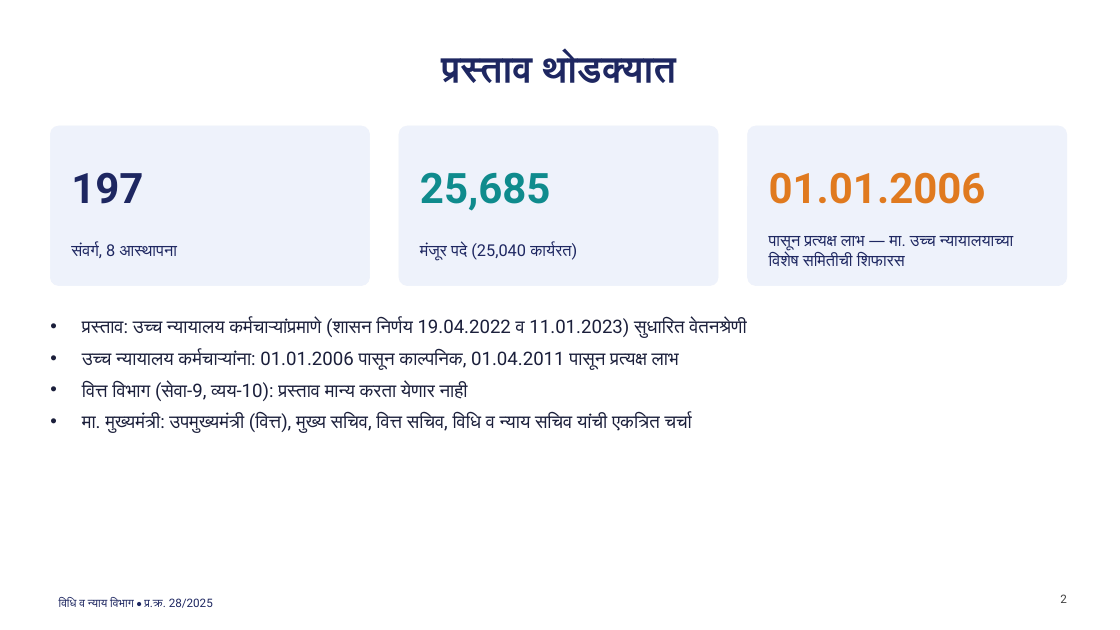
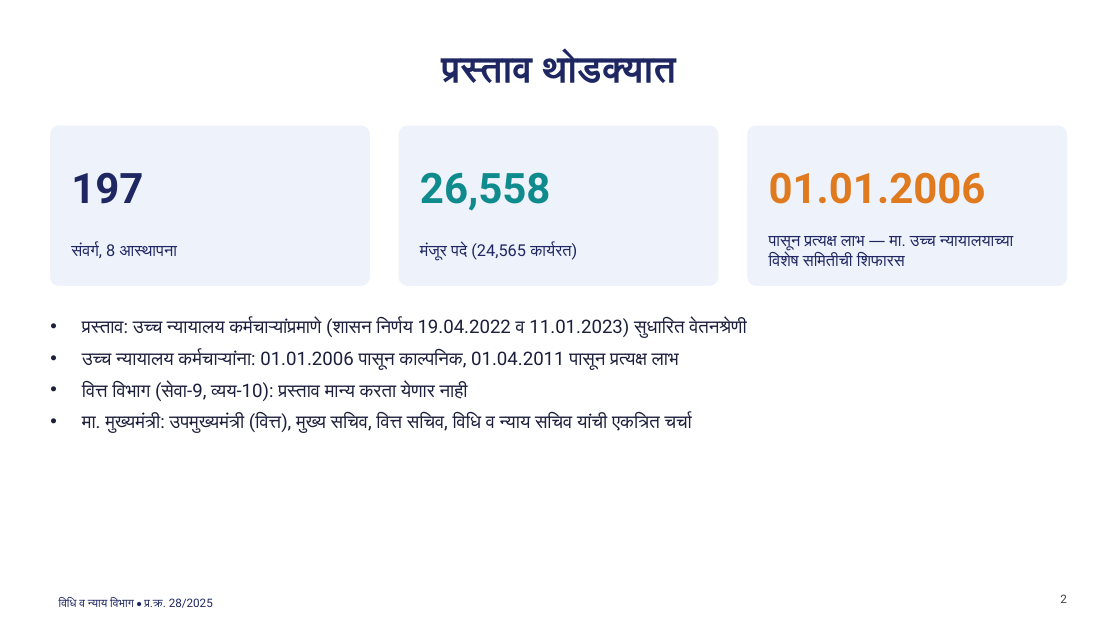
Before and after one commit to abhishekwasu-hue/law-judiciary-service-rules, a slide deck: slide 2 of cases/CR28_2025/output/CR28_Presentation_colour.pptx. Drawn at 1120x630 pixels with LibreOffice and Linux fonts; fonts in the diff are those of the drawing. Boxes give left, top, right and bottom in pixels: in the first picture for what was removed or moved away, otherwise in the second. Text is boxed around its words. In the diff, an @@ line names an element or a change of style, - is before the commit and + after.

```diff
--- a/cases/CR28_2025/output/CR28_Presentation_colour.pptx
+++ b/cases/CR28_2025/output/CR28_Presentation_colour.pptx
@@ text at [420,172,551,211]: text changed @@
-25,685
+26,558
@@ text at [420,243,577,261]: text changed @@
-मंजूर पदे (25,040 कार्यरत)
+मंजूर पदे (24,565 कार्यरत)
```
Also in this commit, not shown: 6 other slides changed, 6 other files.
